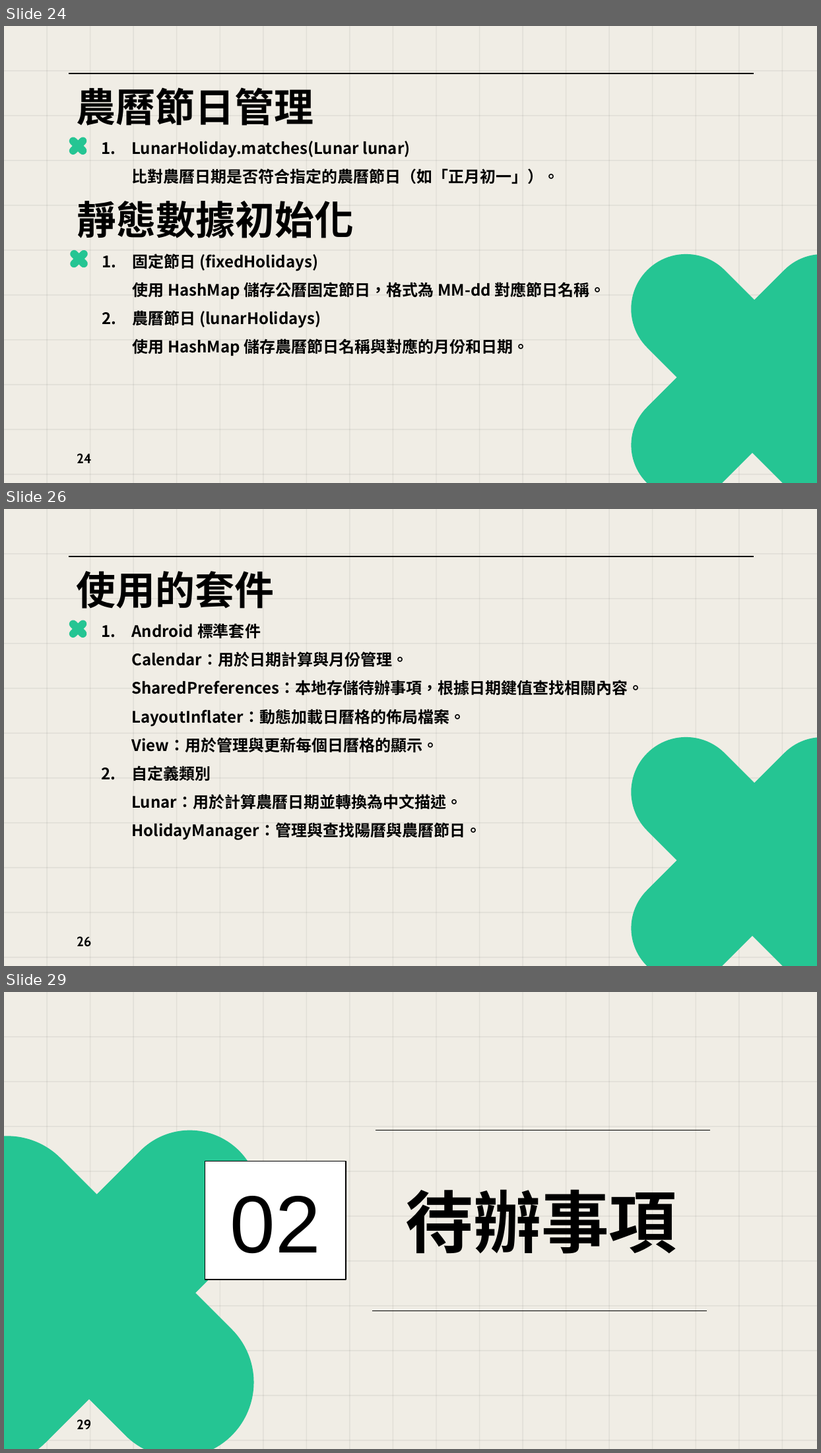
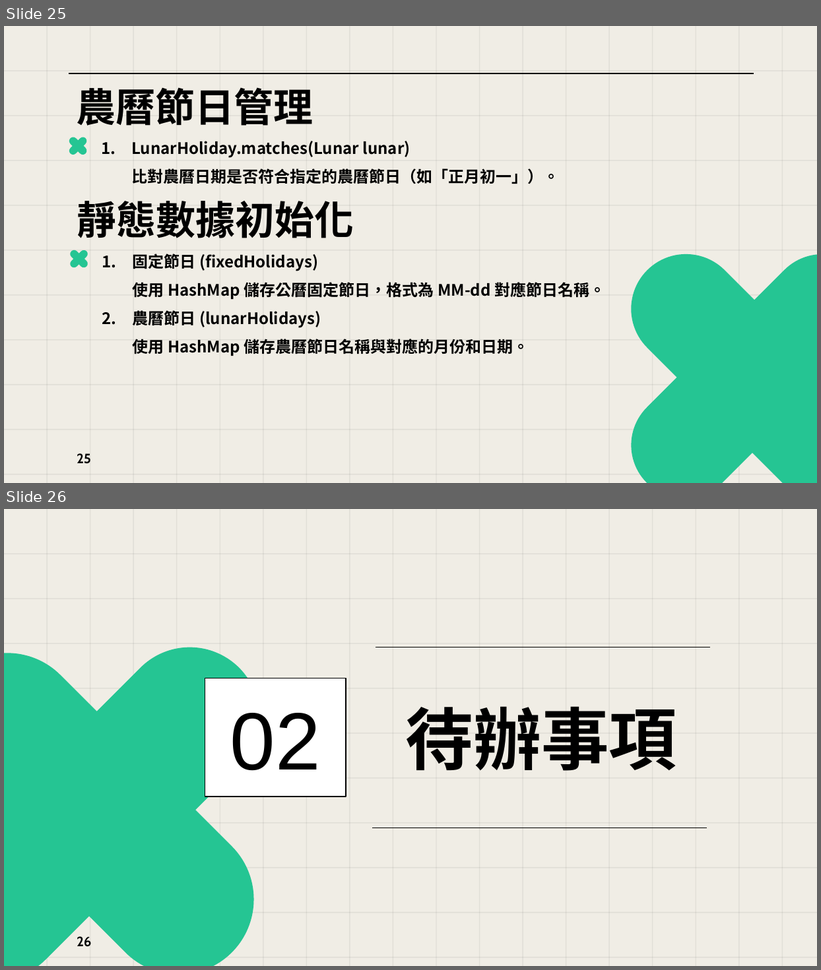
Before and after one commit to bhrtgbrt/Finalproject, a slide deck: 第七組_期末專題報告_日曆.pptx. Shown one above the other, each under a label of ours: slides 24, 26 and 29 before the commit, slides 25 and 26 after it; the slides between them are not shown. The pictures are 821x1453 and 821x970 pixels, drawn with LibreOffice and Linux fonts; fonts in the diff are those of the drawing. Boxes give left, top, right and bottom in pixels: in the first picture for what was removed or moved away, otherwise in the second. Text is boxed around its words. In the diff, an @@ line names an element or a change of style, - is before the commit and + after.

```diff
--- a/第七組_期末專題報告_日曆.pptx
+++ b/第七組_期末專題報告_日曆.pptx
@@ slide 26 removed at [4, 509, 817, 966], background #F0EDE5; not listed: 29 template elements that a slide beside it also shows @@
@@ title removed at [76, 571, 274, 609] @@
-使用的套件
@@ rounded rectangle removed at [67, 619, 88, 639] @@
@@ rounded rectangle removed at [68, 619, 89, 640] @@
@@ text removed at [131, 623, 644, 840] @@
-1. Android 標準套件
-   Calendar：用於日期計算與月份管理。
-   SharedPreferences：本地存儲待辦事項，根據日期鍵值查找相關內容。
-   LayoutInflater：動態加載日曆格的佈局檔案。
-   View：用於管理與更新每個日曆格的顯示。
-2. 自定義類別
-   Lunar：用於計算農曆日期並轉換為中文描述。
-   HolidayManager：管理與查找陽曆與農曆節日。
@@ rounded rectangle removed at [609, 715, 817, 966] @@
@@ rounded rectangle removed at [609, 716, 817, 966] @@
@@ page number removed at [77, 937, 91, 947] @@
-26
@@ what was slide 24 is now slide 25 @@
@@ page number at [77, 454, 91, 464]: text changed @@
-24
+25
@@ what was slide 29 is now slide 26 @@
@@ page number at [77, 937, 91, 947]: text changed @@
-29
+26
```
Also in this commit, not shown: 3 slides changed, 2 slides added, 4 other slides removed, 6 other files.
